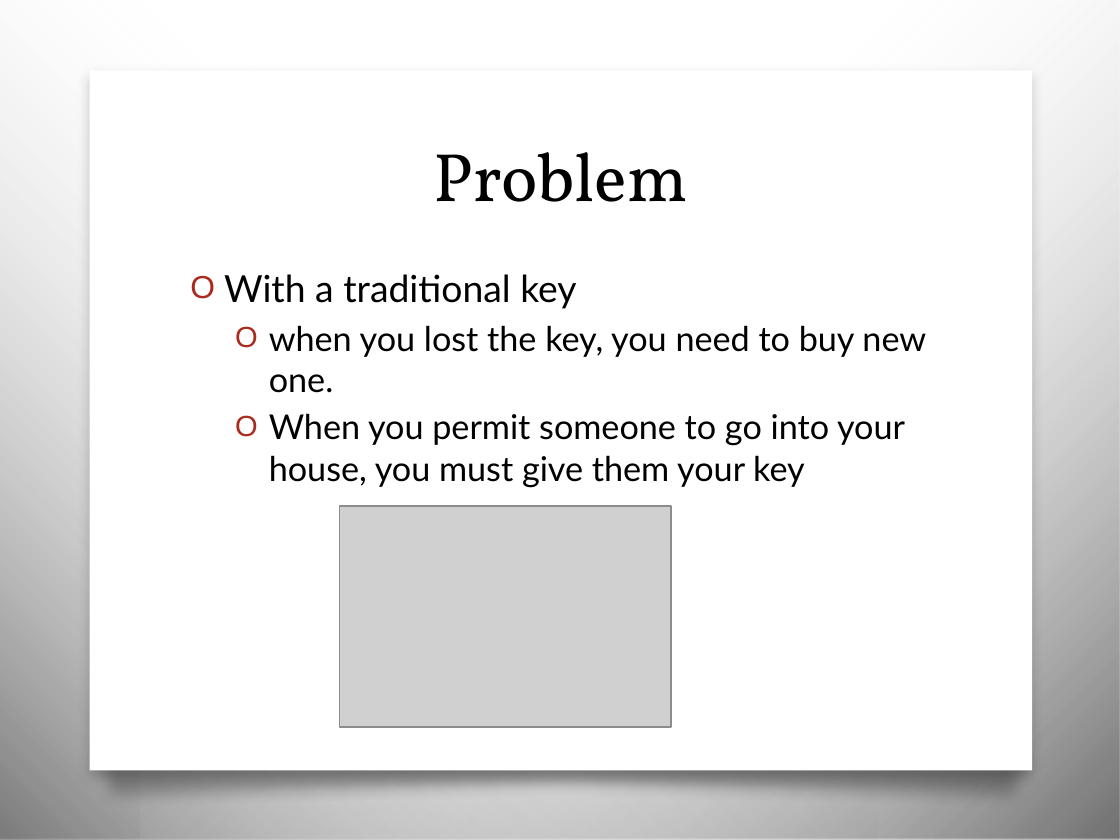
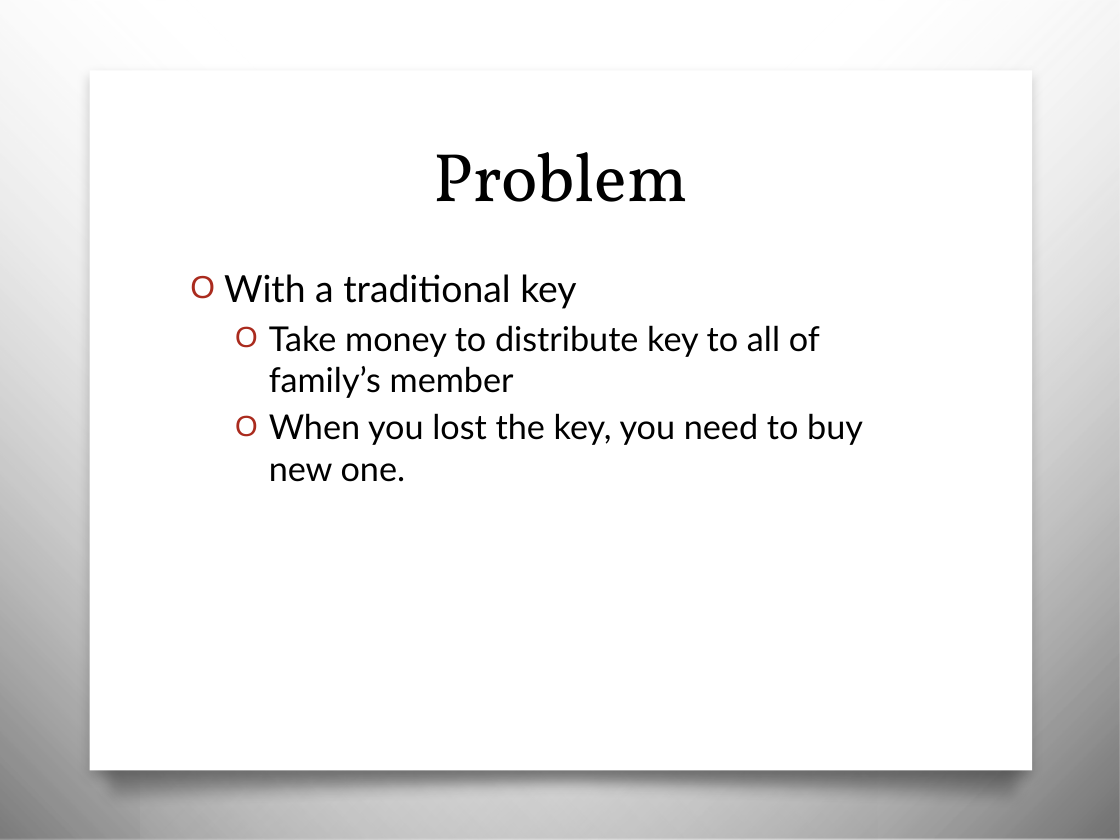
Before and after one commit to foretell412/term2012, a slide deck: slide 4 of Presentation1.pptx. Drawn at 1120x840 pixels with LibreOffice and Linux fonts; fonts in the diff are those of the drawing; grey boxes stand for pictures; background and template pictures are left out. Boxes give left, top, right and bottom in pixels: in the first picture for what was removed or moved away, otherwise in the second. Text is boxed around its words. In the diff, an @@ line names an element or a change of style, - is before the commit and + after.

```diff
--- a/Presentation1.pptx
+++ b/Presentation1.pptx
@@ text at [269,325,863,482]: text changed @@
-  O when you lost the key, you need to buy new one.
-  O When you permit someone to go into your house, you must give them your key
+  O Take money to distribute key to all of family’s member
+  O When you lost the key, you need to buy new one.
@@ picture removed at [339,506,671,727] @@
```
Also in this commit, not shown: 3 other slides changed, 1 slide added, 2 other files.
